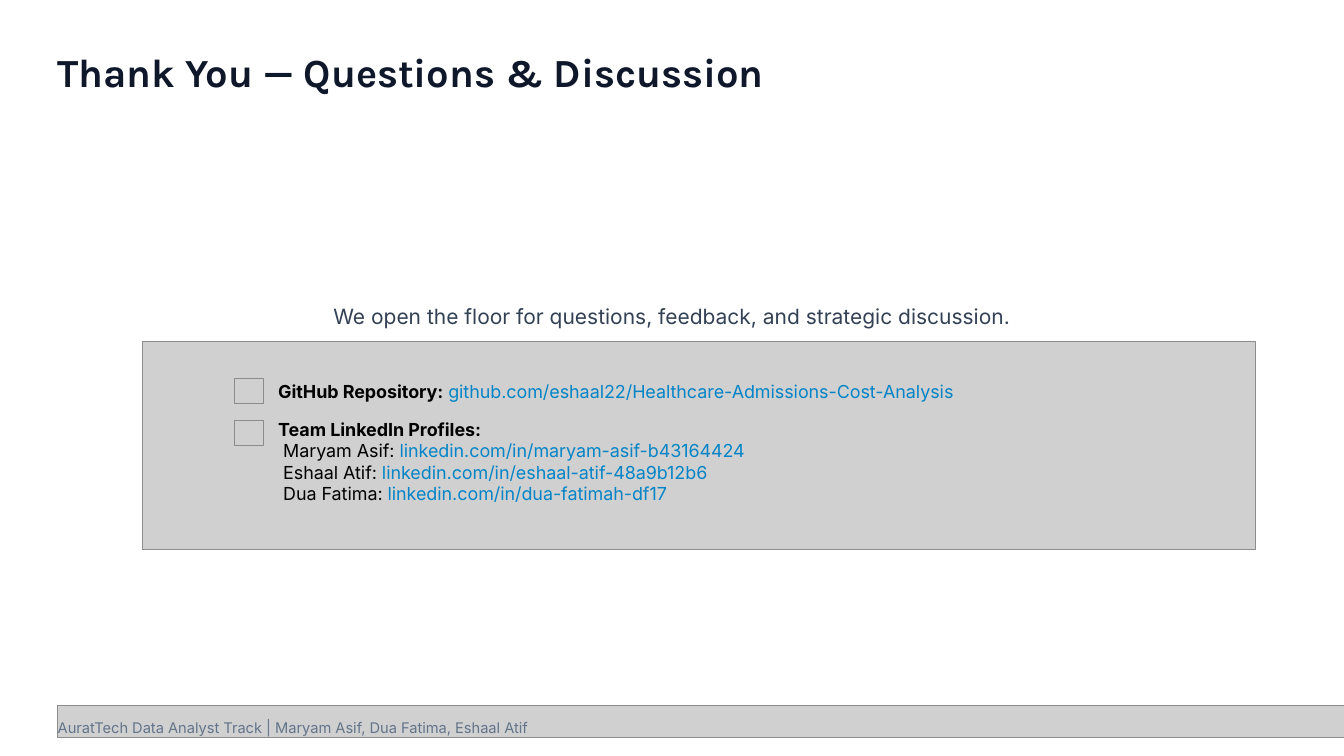
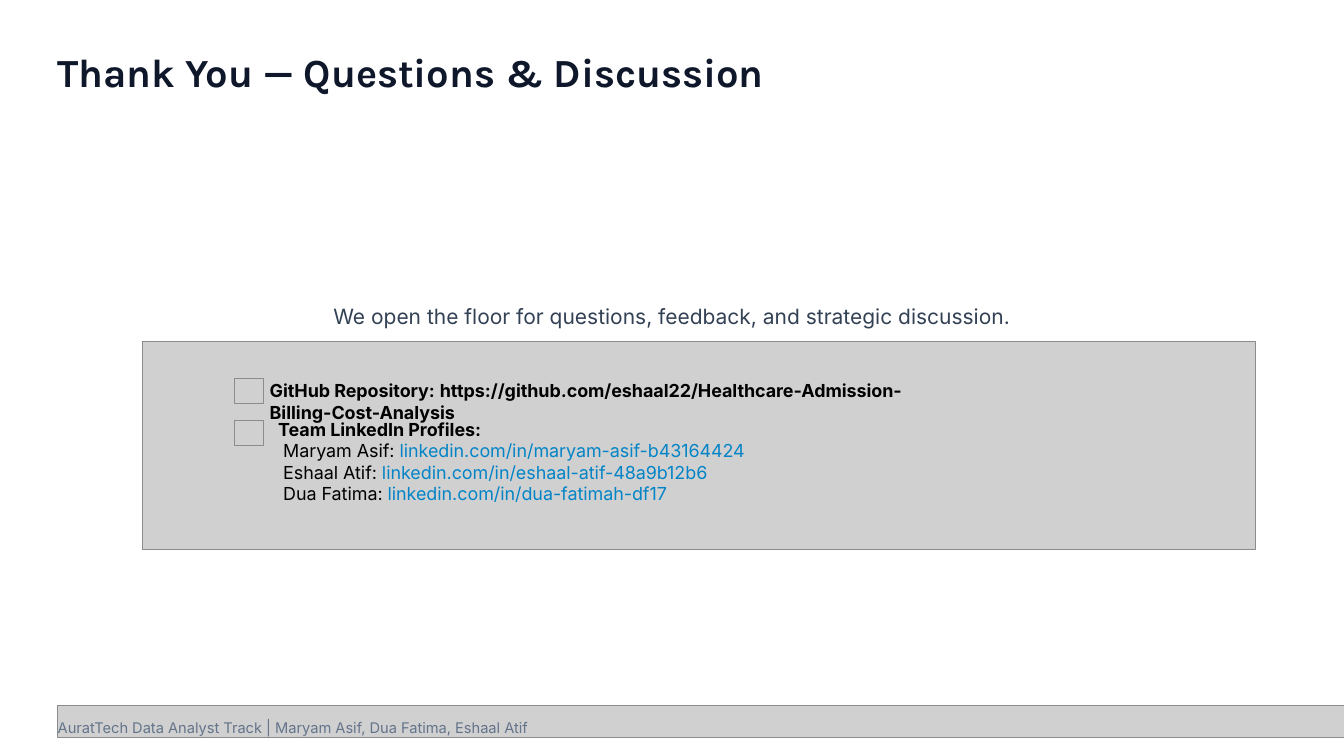
Before and after one commit to eshaal22/Healthcare-Admissions-Cost-Analysis, a slide deck: slide 15 of docs/Healthcare Admission & Billing Cost Analysis (1).pptx. Drawn at 1344x756 pixels with LibreOffice and Linux fonts; fonts in the diff are those of the drawing; grey boxes stand for pictures; background and template pictures are left out. Boxes give left, top, right and bottom in pixels: in the first picture for what was removed or moved away, otherwise in the second. Text is boxed around its words. In the diff, an @@ line names an element or a change of style, - is before the commit and + after.

Commit message:
Update Healthcare Admission & Billing Cost Analysis presentation

```diff
--- a/docs/Healthcare Admission & Billing Cost Analysis (1).pptx
+++ b/docs/Healthcare Admission & Billing Cost Analysis (1).pptx
@@ text at (270, 383, 902, 424): text changed; text colour #0284C7 to #000000; bold on @@
-GitHub Repository: github.com/eshaal22/Healthcare-Admissions-Cost-Analysis
+GitHub Repository: https://github.com/eshaal22/Healthcare-Admission-Billing-Cost-Analysis
```
Also in this commit, not shown: 1 other slide changed, 1 other file.
